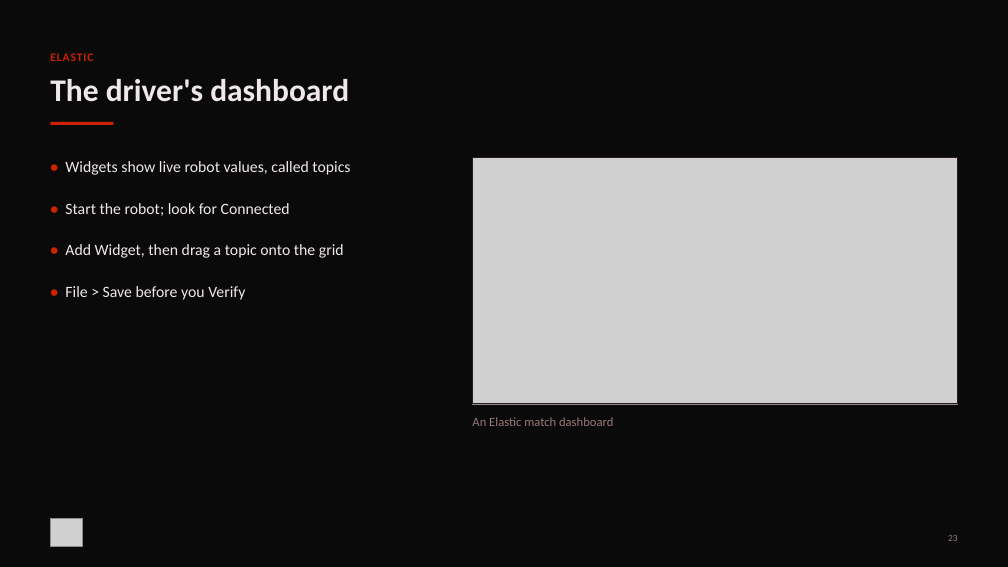
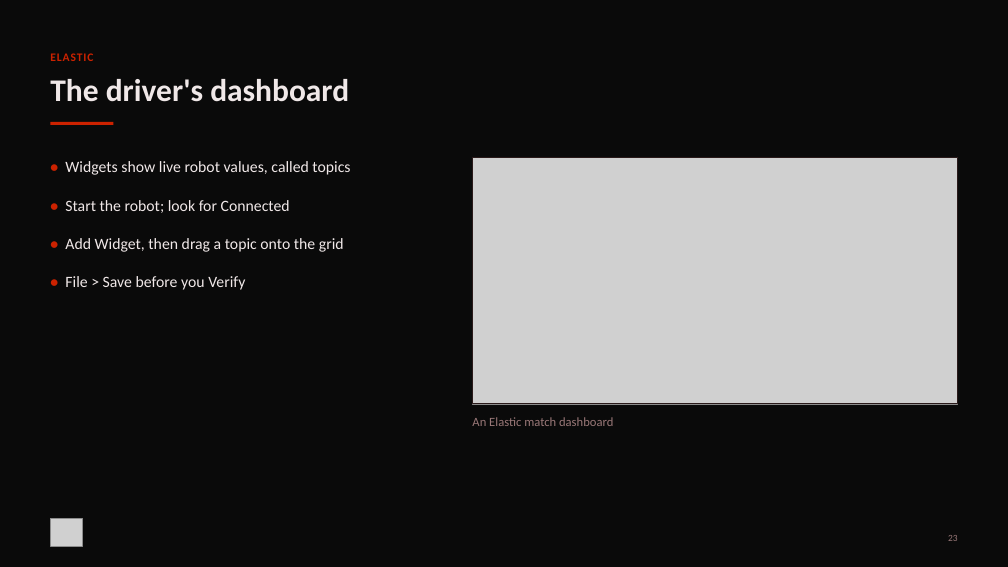
Before and after one commit to FRC-Team-4143/scriptum-lessons, a slide deck: slide 23 of 00-tools.pptx. Drawn at 1008x567 pixels with LibreOffice and Linux fonts; fonts in the diff are those of the drawing; grey boxes stand for pictures. Boxes give left, top, right and bottom in pixels: in the first picture for what was removed or moved away, otherwise in the second. Text is boxed around its words. In the diff, an @@ line names an element or a change of style, - is before the commit and + after.

```diff
--- a/00-tools.pptx
+++ b/00-tools.pptx
@@ text at bbox=[65, 161, 350, 216]: paragraphs removed @@
-• Widgets show live robot values, called topics
-• Start the robot; look for Connected
@@ text added at bbox=[65, 200, 290, 213], 22.5 pt, text #F0E8E8 @@
+• Start the robot; look for Connected
@@ text "• Add Widget, then drag ...": place and size @@
-text "• Add Widget, then drag ..." at bbox=[65, 161, 350, 300]
+text "• Add Widget, then drag ..." at bbox=[65, 238, 344, 252]
@@ text "• Add Widget, then drag ..." at bbox=[65, 238, 344, 252]: less space between paragraphs @@
@@ text at bbox=[65, 286, 245, 300]: paragraph removed @@
-• File > Save before you Verify
@@ text added at bbox=[65, 276, 245, 290], 22.5 pt, text #F0E8E8 @@
+• File > Save before you Verify
```
Also in this commit, not shown: 8 other slides changed, 1 other file.
